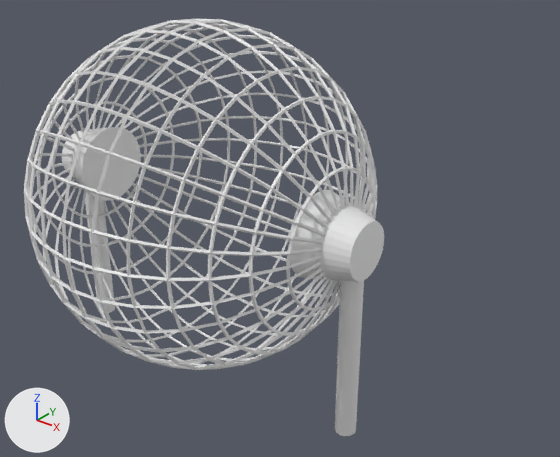
Renders of the Blender file roller.blend from each side of a commit.
One viewpoint serves both versions: a camera (50 mm lens) standing at (2.97, -3.0, 1.82) and looking at (0.49, 0.1, -0.11). Lighting does not change. The marker at lower left points along +X, +Y and +Z.
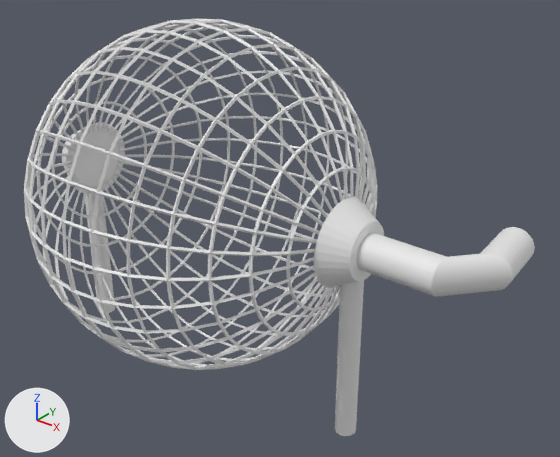
The change in detail:
me_cylinder_005 has 64 vertices, 34 faces and spans x -1.0..1.0, y -1.0..1.0, z -1.0..1.0.
me_cylinder_005 is used by ob_stape; location (-0.978, 0.0, -0.001); rotation (0.0, 1.571, 0.0), in degrees (0, 90, 0); scale (-0.243, -0.243, -0.158).
me_cylinder_005 part 1: the whole mesh is scaled about its middle by (1, 1, 0.499), then moved by (0.0, 0.0, 0.5).
Mesh me_cylinder is new.
It has 128 vertices, 98 faces and spans x -1.0..1.0, y -1.0..5.45, z -1.0..6.17.
Object 'Handle' (ob_handle) is new; it shows me_cylinder.
Its location is (1.205, 0.0, 0.0).
Its rotation in degrees is (0, 90, 0).
Its scale is (0.0995, 0.0995, 0.0995).

What differs and where, as boxes [x1, y1, x2, y2] in the pictures (560 x 457 px; the box of a moved part takes in the faces that stretch with it):
'Stape', mesh rescaled (6% taller): before [62, 127, 384, 282]; after [62, 122, 384, 287]
'Handle', added: after [357, 227, 535, 297]
part 1 of me_cylinder_005, moved or reshaped: before [63, 127, 377, 281]; after [63, 122, 378, 287]
